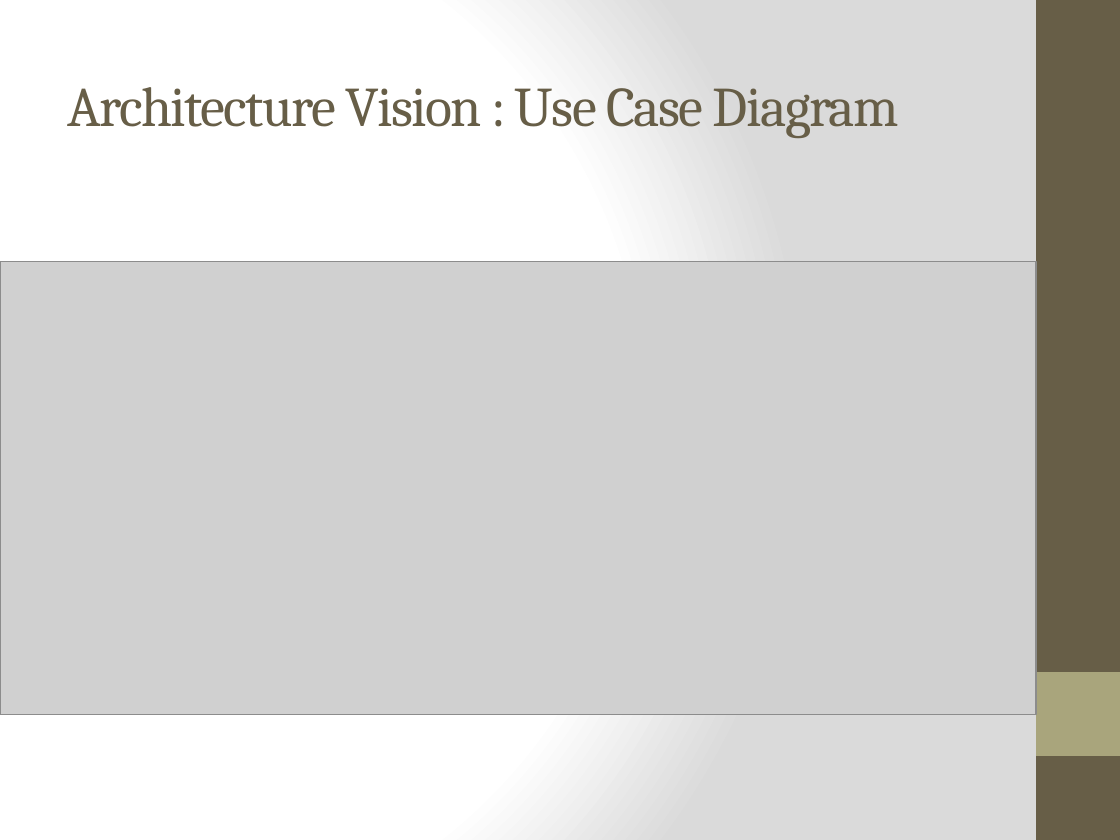
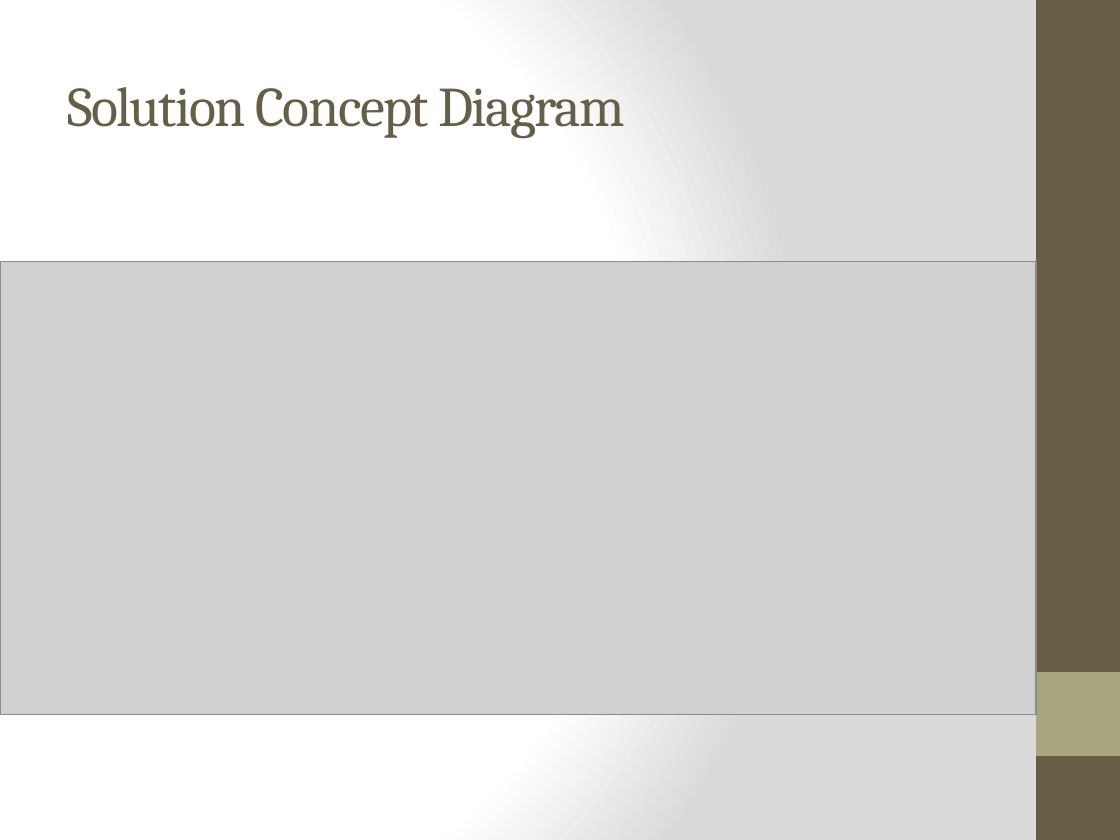
Before and after one commit to kamord/Tugas-SSI-EA, a slide deck: slide 3 of UMK/UMK.pptx (slide 2 before the commit). Drawn at 1120x840 pixels with LibreOffice and Linux fonts; fonts in the diff are those of the drawing; grey boxes stand for pictures. Boxes give left, top, right and bottom in pixels: in the first picture for what was removed or moved away, otherwise in the second. Text is boxed around its words. In the diff, an @@ line names an element or a change of style, - is before the commit and + after.

```diff
--- a/UMK/UMK.pptx
+++ b/UMK/UMK.pptx
@@ title at [67,87,624,138]: text changed @@
-Architecture Vision : Use Case Diagram
+Solution Concept Diagram
```
Also in this commit, not shown: 2 other slides changed, 1 slide added.
